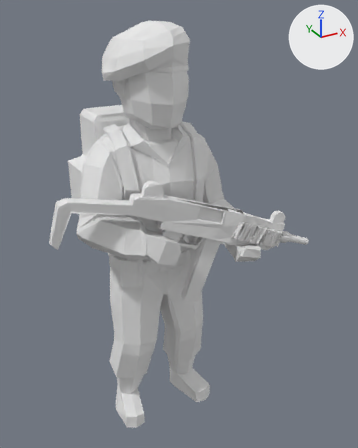
Before and after pictures for a commit that changed the glTF model web/public/pezzi/golan73_israeli_airborne_0.glb.
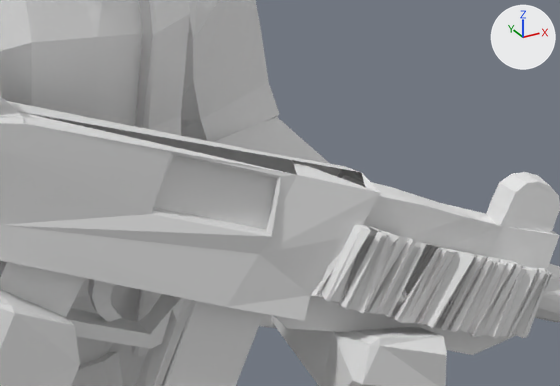
Each version appears first whole from a camera (50 mm lens) standing at (-0.165, -0.326, 0.333) and looking at (0.013, -0.003, 0.171), and next in a close-up on the part from 46% to 80% of the width and 39% to 57% of the height. Arrows for +X, +Y and +Z are at upper right; the lights stay in place. The first two pictures are the older version. Vertices at exactly the same position are counted once.

In view in the first close-up: 'golan73_israeli_airborne.glb'.
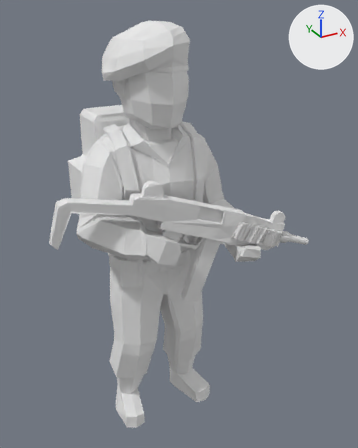
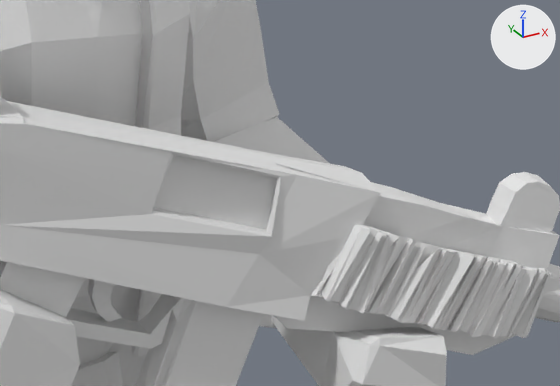
Pixel boxes [x1, y1, x2, y2] of what changed, in the close-ups (560 x 386 px):
part 1 of me_golan73_israeli_airborne_glb, added: after [22, 112, 552, 386]

The change, as a list of edits to the scene's bpy script:
```text
Change me_golan73_israeli_airborne_glb:
    used by ob_golan73_israeli_airborne_glb; location = (0.0, 0.0, 0.0)
    remove me_golan73_israeli_airborne_glb.from_pydata(...)  # 2142 vertices, 4266 faces; spans x -0.097..0.097, y -0.065..0.065, z 0.0..0.324
    add me_golan73_israeli_airborne_glb.from_pydata(...)  # 2153 vertices, 4346 faces; spans x -0.097..0.097, y -0.065..0.065, z 0.0..0.324
    me_golan73_israeli_airborne_glb part 1
    9 vertices are added at x 0.004..0.068, y -0.063..-0.046, z 0.158..0.199
    61 new faces join them
    other edits to the shape of me_golan73_israeli_airborne_glb do not show in these pictures
```
